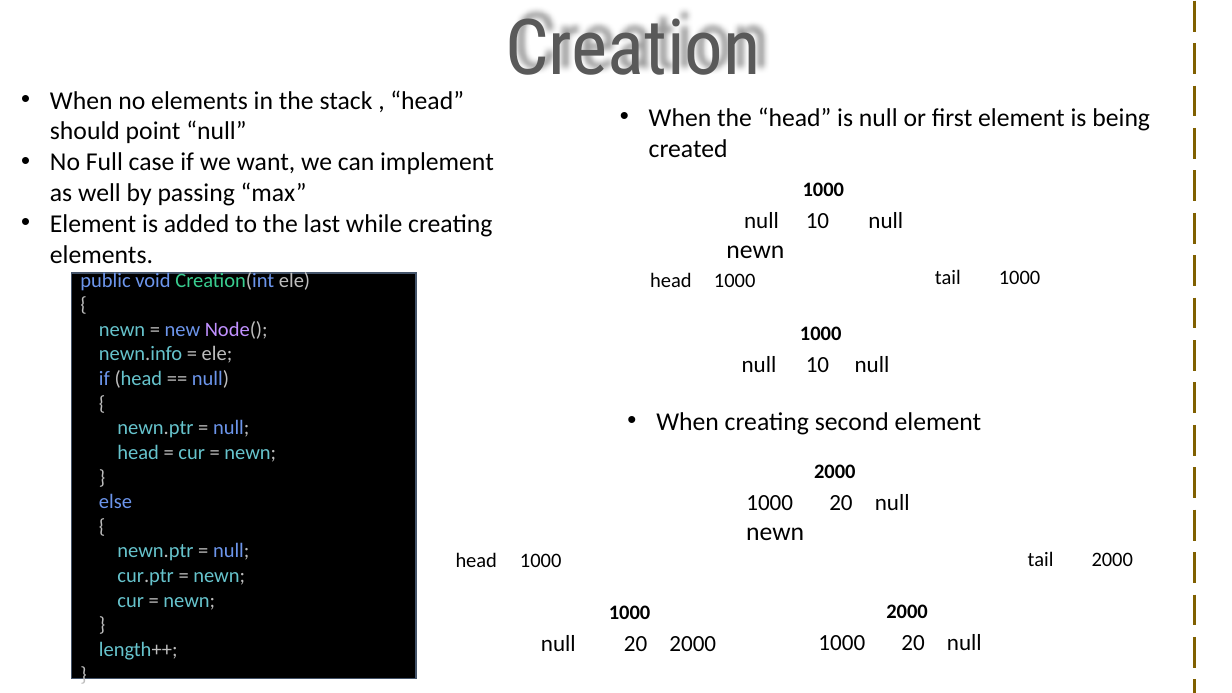
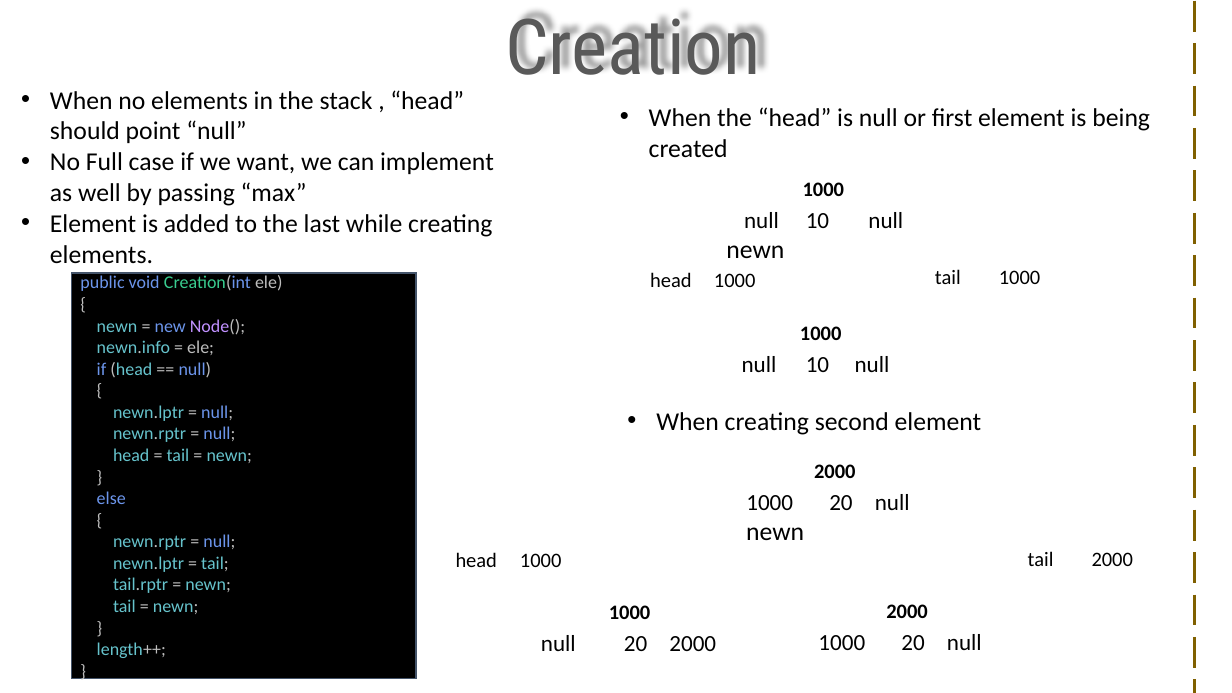
Before and after one commit to visweswarpenti/Trainings, a slide deck: slide 3 of Data Structures using C#/data-structures-using-.net-core-csharp/Linked List/Double Linked List/Double Linked List.pptx. Drawn at 1232x693 pixels with LibreOffice and Linux fonts; fonts in the diff are those of the drawing; background and template pictures are left out. Boxes give left, top, right and bottom in pixels: in the first picture for what was removed or moved away, otherwise in the second. Text is boxed around its words. In the diff, an @@ line names an element or a change of style, - is before the commit and + after.

```diff
--- a/Data Structures using C#/data-structures-using-.net-core-csharp/Linked List/Double Linked List/Double Linked List.pptx
+++ b/Data Structures using C#/data-structures-using-.net-core-csharp/Linked List/Double Linked List/Double Linked List.pptx
@@ text in rectangle at (80, 275, 282, 658): text changed; size 16 to 14 pt @@
-public void Creation(int ele)
-{
-newn = new Node();
-newn.info = ele;
-if (head == null)
-{
-newn.ptr = null;
-head = cur = newn;
-}
-else
-{
-newn.ptr = null;
-cur.ptr = newn;
-cur = newn;
-}
-length++;
-}
+public void Creation(int ele)
+{
+newn = new Node();
+newn.info = ele;
+if (head == null)
+{
+newn.lptr = null;
+newn.rptr = null;
+head = tail = newn;
+}
+else
+{
+newn.rptr = null;
+newn.lptr = tail;
+tail.rptr = newn;
+tail = newn;
+}
+length++;
+}
```
Also in this commit, not shown: 9 other slides changed.
